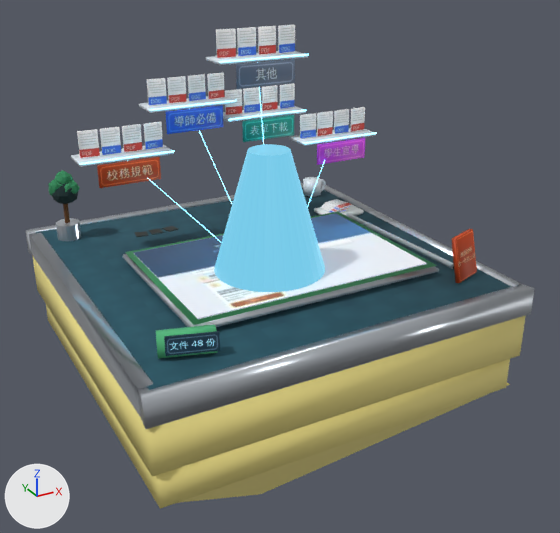
An edit to the glTF model public/models/map/tablet.glb, drawn before and after from the same camera.
Camera for both pictures: a 50 mm camera at (-3.46, -6.78, 3.23) aimed at (0.26, -0.01, -0.16). Arrows for +X, +Y and +Z are at lower left; the lights stay in place. The first picture is the older version. Where no turn or scale is listed for an object, it has been applied to the vertices. Vertices at exactly the same position are counted once.

In view in the first picture: 'desk_alu', 'desk_beam', 'desk_bezel', 'desk_counter', 'desk_mat', 'desk_mat_dark', 'desk_note', 'desk_pen', 'desk_screen', 'shelf0_cat_0', 'shelf1_cat_1', 'shelf2_cat_2', 'shelf4_cat_4', 'shelf4_doc_word' and 29 more.
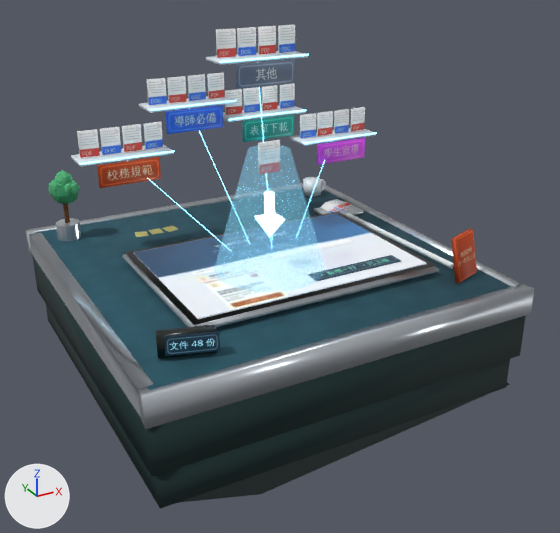
Pixel boxes [x1, y1, x2, y2] of what changed, in the pictures (560 x 533 px):
'fxhide_line_newline', added (cyan): after [308, 255, 401, 281]
'fxhide_dl_doc_pdf', added: after [258, 140, 280, 174]
part 1 of me_cube_009, surface changed: [125, 211, 437, 359] in both
part 2 of me_cube_006, surface changed (darker): [32, 255, 526, 509] in both
part 3 of me_cube_054, surface changed (black to yellow): [135, 226, 178, 237] in both
part 4 of me_cone_002, surface changed (cyan): before [214, 144, 325, 292]
part 5 of me_cylinder_001, surface changed: [346, 213, 454, 269] in both

The change, as a list of edits to the scene's bpy script:
```text
Add img_label_nl:
    img_label_nl = load_image('label_nl', '_unpacked/label_nl', 128, 21, 'sRGB')
Add mat_newline:
    mat_newline = bpy.data.materials.new('newline')
    # uses the picture img_label_nl
Change me_cone_002:
    where me_cone_002.from_pydata(...)  # 64 vertices, 124 faces; spans x -0.55..0.55, y -0.55..0.55, z -0.6..0.6
    used by ob_desk_beam; location = (-0.15, -0.55, 0.72)
    me_cone_002 part 4: texture (UV) coordinates of 124 of 124 faces, centred in x -0.543..0.543, y -0.543..0.543, z -0.6..0.6, changed; they spanned u 0.28..0.28, v 0.72..0.72 and now span u 0.72..0.72, v 0.28..0.28
Change me_cube_009:
    where me_cube_009.from_pydata(...)  # 25 vertices, 40 faces; spans x -1.53..1.53, y -1.12..1.12, z -0.11..0.11
    used by ob_desk_bezel; location = (-0.16, -0.55, 0.13)
    me_cube_009 part 1: texture (UV) coordinates of 40 of 40 faces, centred in x -1.52..1.53, y -1.12..1.12, z -0.1..0.11, changed; they spanned u 0.34..0.34, v 0.66..0.66 and now span u 0.28..0.28, v 0.72..0.72
Change me_cube_006:
    where me_cube_006.from_pydata(...)  # 57 vertices, 90 faces; spans x -1.97..1.97, y -1.96..1.96, z -1.43..1.43
    used by ob_desk_mat_dark; location = (0.01, 0.0, -1.72)
    me_cube_006 part 2: texture (UV) coordinates of 90 of 90 faces, centred in x -1.97..1.95, y -1.96..1.96, z -1.01..1.43, changed; they spanned u 0.53..0.53, v 0.47..0.47 and now span u 0.47..0.47, v 0.53..0.53
Change me_cube_054:
    where me_cube_054.from_pydata(...)  # 24 vertices, 36 faces; spans x -0.259..0.235, y -0.085..0.069, z -0.004..0.004
    used by ob_desk_note; location = (-0.77, 0.96, 0.12)
    me_cube_054 part 3: texture (UV) coordinates of 36 of 36 faces, centred in x -0.25..0.226, y -0.076..0.06, z -0.004..0.004, changed; they spanned u 0.59..0.59, v 0.41..0.41 and now span u 0.53..0.53, v 0.47..0.47
Change me_cylinder_001:
    where me_cylinder_001.from_pydata(...)  # 16 vertices, 28 faces; spans x -0.08..0.08, y -0.9..0.9, z -0.03..0.03
    used by ob_desk_pen; location = (1.55, -0.35, 0.04)
    me_cylinder_001 part 5: texture (UV) coordinates of 28 of 28 faces, centred in x -0.07..0.07, y -0.9..0.9, z -0.03..0.03, changed; they spanned u 0.66..0.66, v 0.34..0.34 and now span u 0.78..0.78, v 0.22..0.22
Add me_cube_057:
    me_cube_057.from_pydata(...)  # a box spanning x -0.5..0.5, y -0.085..0.085, z -0.004..0.004
    me_cube_057.materials.append(mat_newline)
Add me_cube_058:
    me_cube_058.from_pydata(...)  # 20 vertices, 36 faces; spans x -0.11..0.11, y -0.01..0.01, z -0.15..0.15
    me_cube_058.materials.append(mat_doc_pdf)  # picture img_doc_pdf_0
Add ob_fxhide_line_newline:
    ob_fxhide_line_newline = bpy.data.objects.new('fxhide_line_newline', me_cube_057)
    ob_fxhide_line_newline.location = (0.6, -0.95, 0.12)
Add ob_fxhide_dl_doc_pdf:
    ob_fxhide_dl_doc_pdf = bpy.data.objects.new('fxhide_dl_doc_pdf', me_cube_058)
    ob_fxhide_dl_doc_pdf.location = (-0.15, -0.55, 1.25)
```
